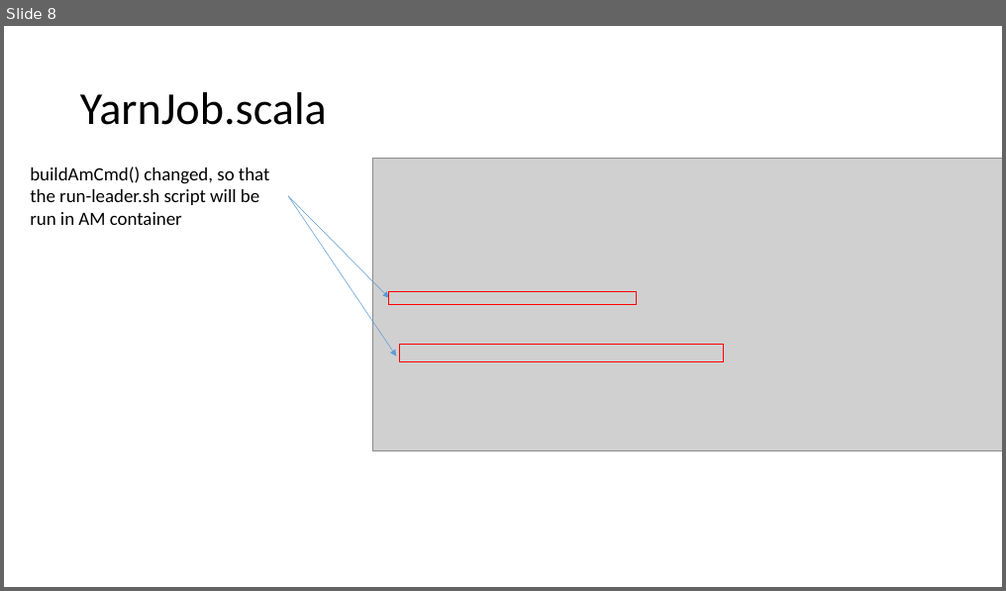
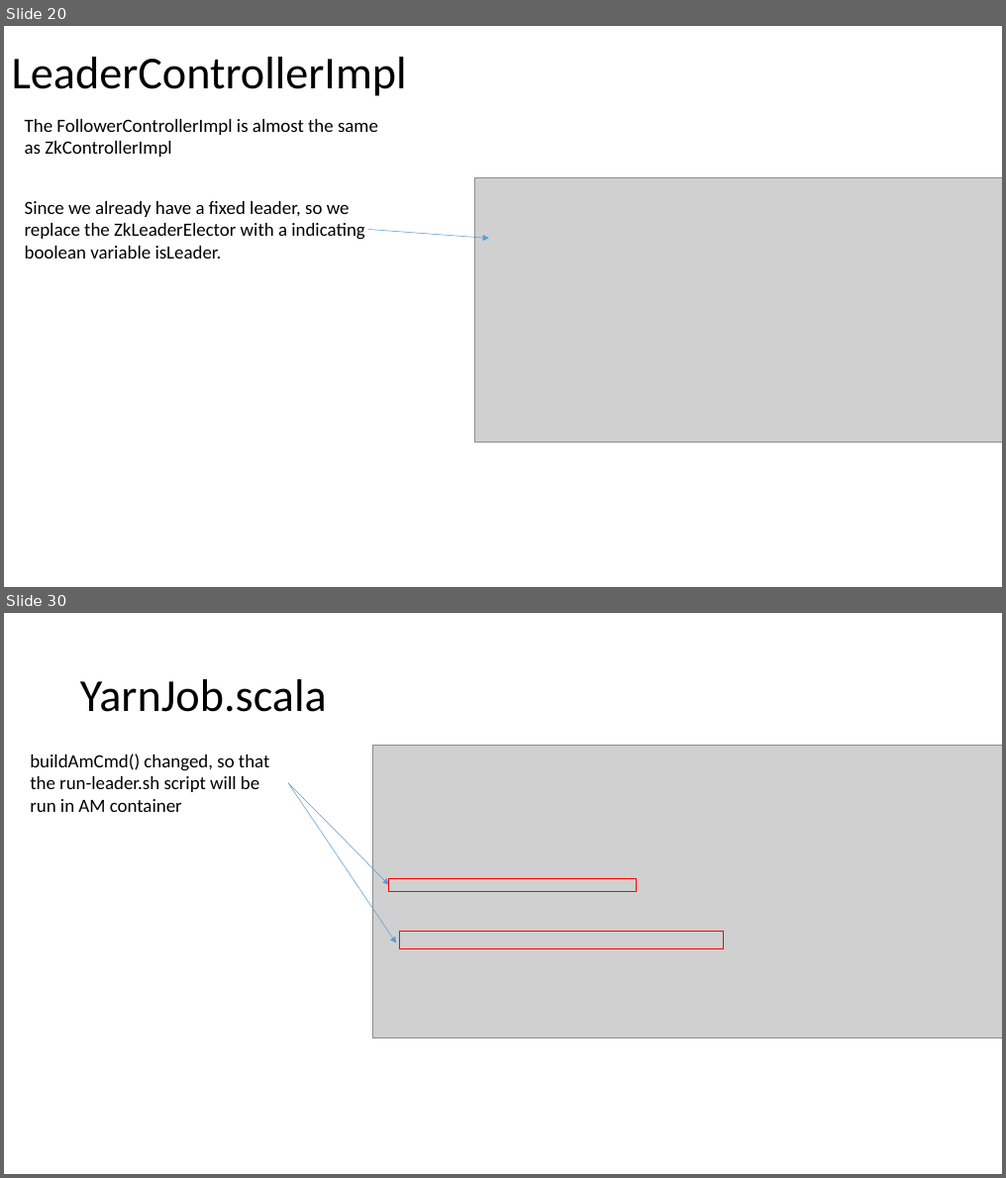
Before and after one commit to Swrrt/Samza-Documents, a slide deck: Documentation/Samza-Snapshot.pptx. Shown one above the other, each under a label of ours: slide 8 before the commit, slides 20 and 30 after it; the slides between them are not shown. The pictures are 1006x591 and 1006x1178 pixels, drawn with LibreOffice and Linux fonts; fonts in the diff are those of the drawing; grey boxes stand for pictures. Boxes give left, top, right and bottom in pixels: in the first picture for what was removed or moved away, otherwise in the second. Text is boxed around its words. In the diff, an @@ line names an element or a change of style, - is before the commit and + after.

```diff
--- a/Documentation/Samza-Snapshot.pptx
+++ b/Documentation/Samza-Snapshot.pptx
@@ slide 20 added at bbox=[4, 26, 1002, 587], background #FFFFFF @@
@@ title added at bbox=[12, 57, 407, 96], 44 pt, text #000000 @@
+LeaderControllerImpl
@@ text added at bbox=[25, 119, 378, 157], 18 pt, text #000000 @@
+The FollowerControllerImpl is almost the same as ZkControllerImpl
@@ text added at bbox=[25, 201, 365, 259], 18 pt, text #000000 @@
+Since we already have a fixed leader, so we replace the ZkLeaderElector with a indicating boolean variable isLeader.
@@ picture added at bbox=[475, 178, 1002, 442] @@
@@ arrow added from (368, 230) to (489, 239), #5B9BD5 0.5 pt @@
@@ what was slide 8 is now slide 30 @@
```
Also in this commit, not shown: 3 slides changed, 20 other slides added, 1 slide removed.
